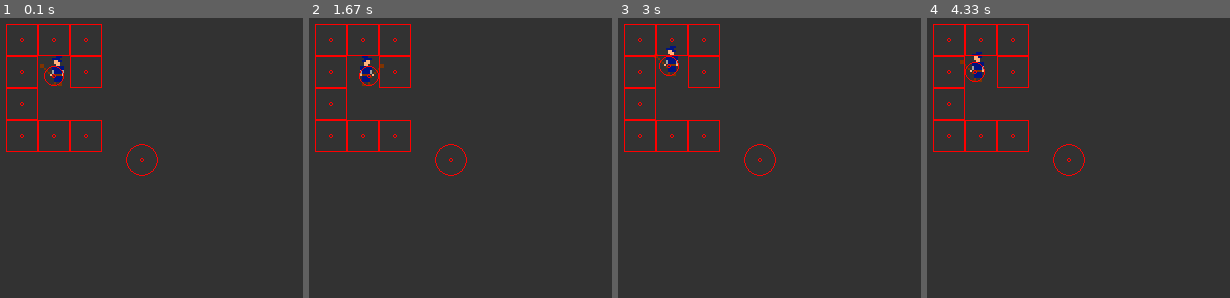
Above: before the commit, frames 1-4 (left to right).
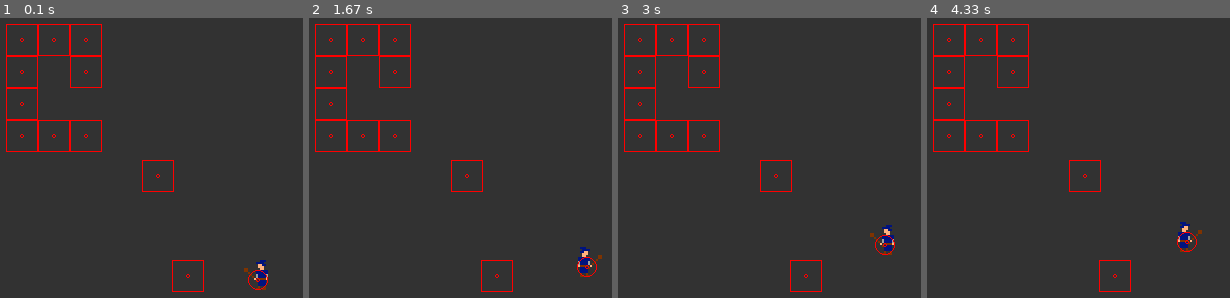
Above: after the commit, the same moments.

Repository: alexan32/my-pygame
Game: pygame game, started from Main.py
Two runs of this game, one before a commit and one after it. Both use one fixed random seed, a clock stepped at 60 frames per second and the inputs below.
Inputs (mouse positions are in pixels of both pictures, inside the frame that each line leads up to):
- Up to frame 1 (0.1 s): no input
- Up to frame 2 (1.67 s): hold Delete 0.33-0.8 s; hold Right 0.33-0.8 s; move the mouse to (548, 219) at 0.37 s; tap E at 0.83, 1.65 s; click (572, 230) at 1.22 s; hold Right from 1.5 s (still down); move the mouse to (418, 202) at 1.53 s
- Up to frame 3 (3 s): release Right at 1.97 s; hold Up 2-2.3 s; hold Right 2.33-2.8 s; hold Left from 2.83 s (still down); tap E at 2.98 s
- Up to frame 4 (4.33 s): release Left at 3.37 s; hold Down 3.4-3.7 s; hold Left 3.73-4.13 s; hold Up from 4.17 s (still down); tap E at 4.32 s

The runs differ from the first frame. In frame 1, 1.2% of the frame differs, in the area x 13-89%, y 13-98%; in frame 2, 1.2%; in frame 3, 1.1%; in frame 4, 1.2%.

Commit message:
navigation by click

Diff:
--- a/Main.py
+++ b/Main.py
@@ -35,9 +35,9 @@
 # OBJECT INIT
 player_controller = controller()
 
-player = playerObject((96,96), player_controller, screen)
+player = playerObject((300,300), player_controller, screen)
 
-wall = wallObject((200,200), screen)
+# wall = wallObject((200,200), screen)
 wall_two = rectangleWallObject((64,64), screen)
 wall_three = rectangleWallObject((96,64), screen)
 wall_four = rectangleWallObject((128,64), screen)
@@ -47,6 +47,10 @@
 wall_eight = rectangleWallObject((128,96), screen)
 wall_nine = rectangleWallObject((128, 160), screen)
 wall_ten = rectangleWallObject((96, 160), screen)
+wall_eleven = rectangleWallObject((200, 200), screen)
+wall_twelve = rectangleWallObject((230, 300), screen)
+
+# NAVMESH GENERATION
 
 
 # GAME LOOP
--- a/controller.py
+++ b/controller.py
@@ -10,6 +10,7 @@
     K_s,
     K_w,
     K_e,
+    K_DELETE,
     key,
     mouse
 )
@@ -31,9 +32,10 @@
             'down' : False,
             'attack' : False,
             'quit' : False,
-            'mouse_pos' : (0,0),
+            'mouse_position' : (0,0),
             'mouse_buttons' : (False, False, False),
-            'mouse_held' : False
+            'mouse_held' : False,
+            'clear_navigation' : False
         }
         self.key_map = {
             'left' : K_LEFT,
@@ -41,7 +43,8 @@
             'up' : K_UP,
             'down' : K_DOWN,
             'attack' : K_e,
-            'quit': K_ESCAPE
+            'quit': K_ESCAPE,
+            'clear_navigation' : K_DELETE
         }
         self.alt_map = {
             'left' : K_a,
@@ -68,8 +71,9 @@
         self.input['down'] = key[self.key_map['down']] or key[self.alt_map['down']]
         self.input['attack'] = key[self.key_map['attack']]
         self.input['quit'] =  key[self.key_map['quit']]
+        self.input['clear_navigation'] = key[self.key_map['clear_navigation']]
 
-        self.input['mouse_pos'] = mouse.get_pos()
+        self.input['mouse_position'] = mouse.get_pos()
         self.input['mouse_buttons'] = mouse.get_pressed()
 
 
--- a/environment.py
+++ b/environment.py
@@ -9,3 +9,4 @@
 SCREEN_HEIGHT = 480
 FPS = 60
 SPRITE_SIZE = 32
+NAVIGATION_TOLERANCE = 14
--- a/player.py
+++ b/player.py
@@ -5,6 +5,7 @@
 from hitbox import circle
 from util_abstractclasses import collidableClass
 from util_functions import strip_from_sheet, checkForCollision
+import gamemath
 
 
 class playerObject(gameObject, collidableClass):
@@ -12,11 +13,19 @@
     def __init__(self, pos, controller, screen):
         gameObject.__init__(self, pos, material='movable', id='player')
 
+        # OTHER
         self.speed = environment.CHARACTER_SPEED
         self.controller = controller
 
+        # PATHFINDING
+        self.path = []
+        self.targetPoint = pos
+        self.atTargetPoint = True
+        self.enroute = False
+        self.tolerance = environment.NAVIGATION_TOLERANCE
+        self.navigating = False
+
         # HITBOX
-        # create circle hitbox w/ radius 16, set it to render, position it with player
         collidableClass.__init__(self, circle(environment.CHARACTER_RADIUS, True, screen), pos=(self.x, self.y), offset=(environment.HITBOX_OFFSET_X,environment.HITBOX_OFFSET_Y))
 
         # GRAPHICS
@@ -33,7 +42,7 @@
     def update(self, dt):
         input = self.controller.get_input()
         # movement
-        x, y = 0, 0
+        x, y = self.navigate()
         if input['left']:
             x -= self.speed
         if input['right']:
@@ -42,6 +51,17 @@
             y -= self.speed
         if input['down']:
             y += self.speed
+        if input['attack']:
+            pass
+        if input['clear_navigation']:
+            self.path = []
+            self.navigating = False
+        if input['mouse_buttons'][0]:
+            if not self.navigating:
+                self.targetPoint = self.x, self.y
+                self.navigating = True
+            temp = input['mouse_position']
+            self.path.append((temp[0] - self.hitbox_offset[0], temp[1] - self.hitbox_offset[1]))
 
         if (x != 0 or y != 0):
             if x != 0:
@@ -81,3 +101,28 @@
     def render(self):
         self.spriteHandler.render_at(self.x, self.y, self.flip_sprite)
         self.hitbox.render()
+
+
+    def navigate(self):
+        if self.navigating:
+            self.checkForArrival()
+            if len(self.path) > 0 and self.atTargetPoint:
+                self.targetPoint = self.path.pop(0)
+                print(self.path)
+            if not self.atTargetPoint:
+                theta = gamemath.degrees_between_two_points((self.x, self.y), self.targetPoint)
+                x, y = gamemath.get_xy_move(theta)
+                x *= self.speed
+                y *= self.speed
+                return x , y
+            else:
+                return 0, 0
+        else:
+            return 0, 0
+
+
+    def checkForArrival(self):
+        if gamemath.distance_between_two_points((self.x, self.y), self.targetPoint) < self.tolerance:
+            self.atTargetPoint = True
+        else:
+            self.atTargetPoint = False
--- a/util_abstractclasses.py
+++ b/util_abstractclasses.py
@@ -1,4 +1,6 @@
 import logging
+import gamemath
+import environment
 from util_functions import (
     collidable_list,
     add_collidable_to_list,
